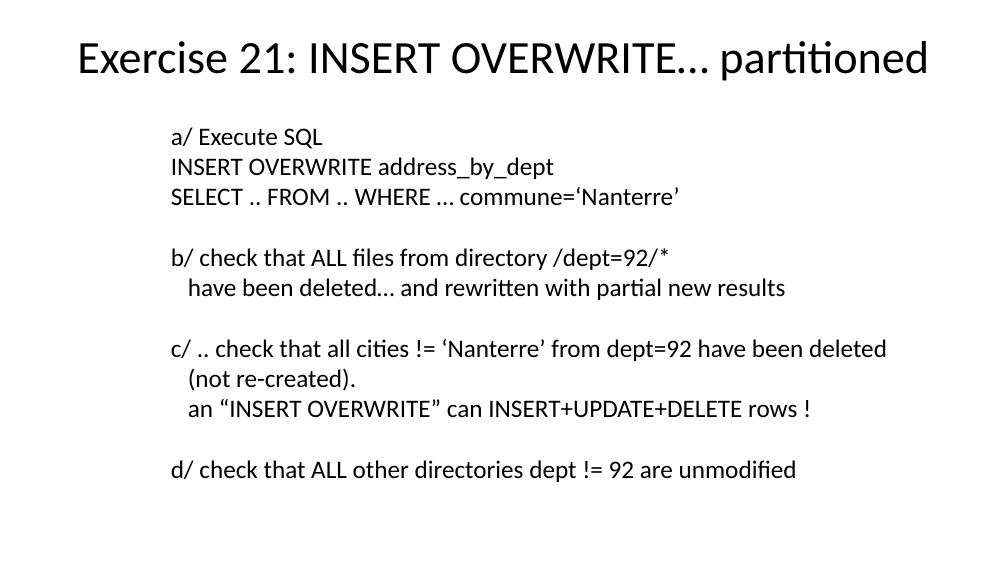
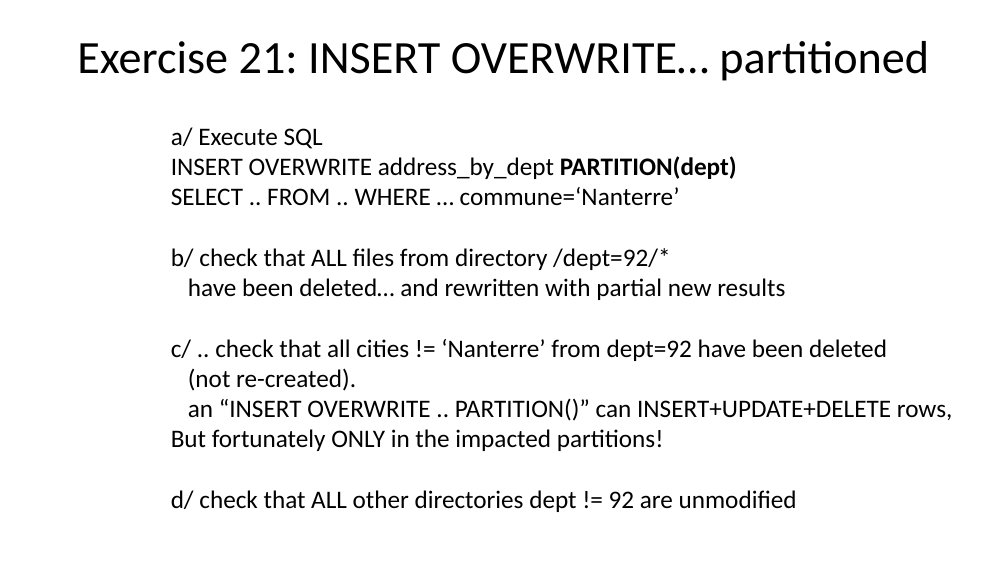
Before and after one commit to Arnaud-Nauwynck/presentations, a slide deck: slide 78 of pres-bigdata/Hands-On/TD3-sql-metastore.pptx (slide 76 before the commit). Drawn at 1008x567 pixels with LibreOffice and Linux fonts; fonts in the diff are those of the drawing. Boxes give left, top, right and bottom in pixels: in the first picture for what was removed or moved away, otherwise in the second. Text is boxed around its words. In the diff, an @@ line names an element or a change of style, - is before the commit and + after.

```diff
--- a/pres-bigdata/Hands-On/TD3-sql-metastore.pptx
+++ b/pres-bigdata/Hands-On/TD3-sql-metastore.pptx
@@ text at [171,127,737,205]: text changed @@
-a/ Execute SQL
-INSERT OVERWRITE address_by_dept
-SELECT .. FROM .. WHERE … commune=‘Nanterre’
+a/ Execute SQL
+INSERT OVERWRITE address_by_dept PARTITION(dept)
+SELECT .. FROM .. WHERE … commune=‘Nanterre’
@@ text at [171,398,953,451]: text changed @@
-an “INSERT OVERWRITE” can INSERT+UPDATE+DELETE rows !
+an “INSERT OVERWRITE .. PARTITION()” can INSERT+UPDATE+DELETE rows,
+But fortunately ONLY in the impacted partitions!
```
Also in this commit, not shown: 7 other slides changed, 5 slides added, 26 other files.
